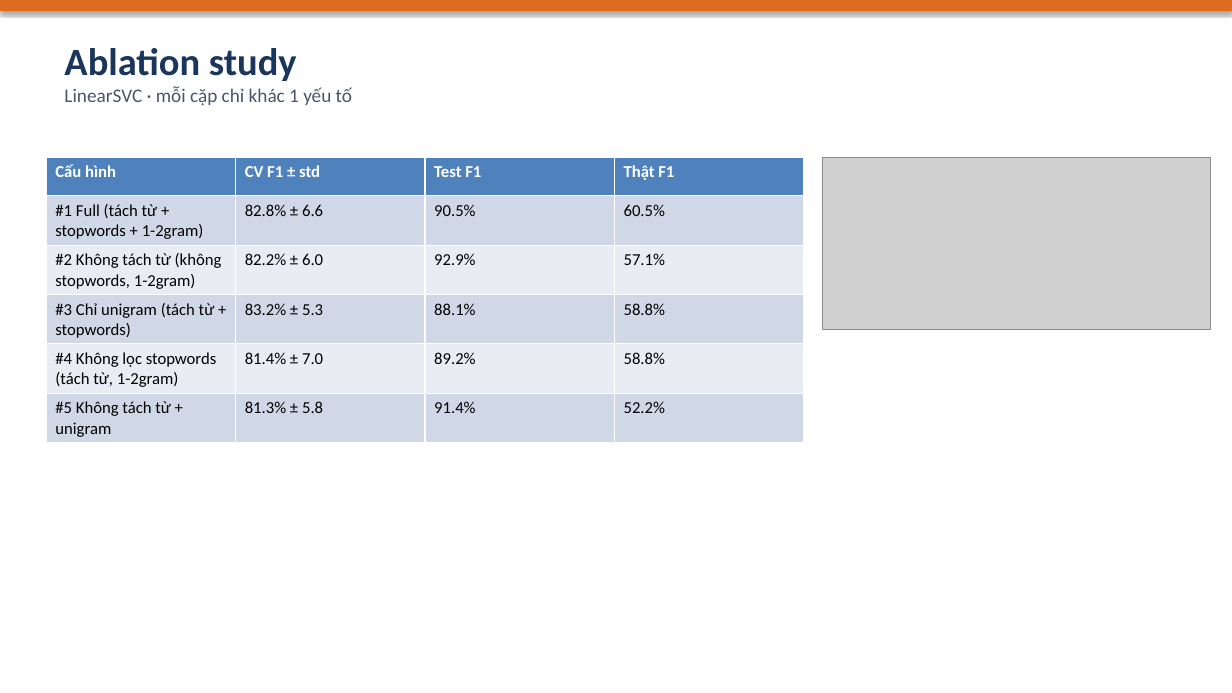
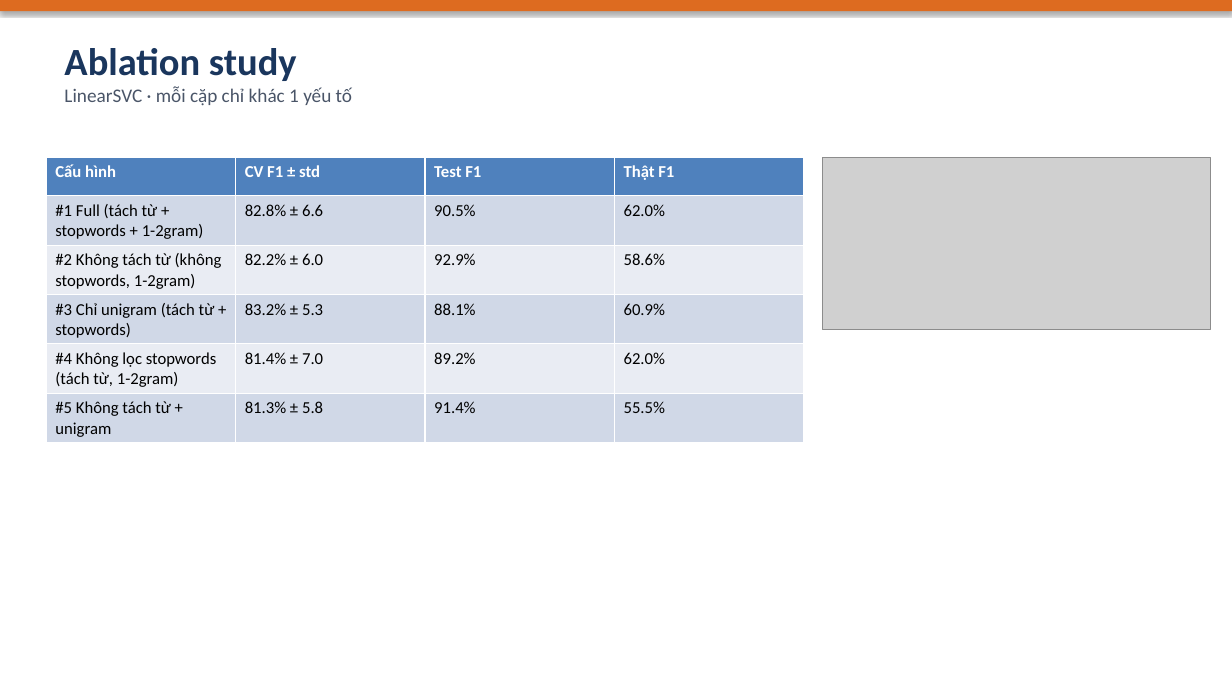
Before and after one commit to hoangdq08/uit-ohs-law-retrieval, a slide deck: slide 8 of reports/Slide_BaoCao_DoAn.pptx. Drawn at 1232x693 pixels with LibreOffice and Linux fonts; fonts in the diff are those of the drawing; grey boxes stand for pictures. Boxes give left, top, right and bottom in pixels: in the first picture for what was removed or moved away, otherwise in the second. Text is boxed around its words. In the diff, an @@ line names an element or a change of style, - is before the commit and + after.

```diff
--- a/reports/Slide_BaoCao_DoAn.pptx
+++ b/reports/Slide_BaoCao_DoAn.pptx
@@ table at (x1=46, y1=157, x2=804, y2=441) @@
-row 2, column 4: 60.5%
+row 2, column 4: 62.0%
-row 3, column 4: 57.1%
+row 3, column 4: 58.6%
-row 4, column 4: 58.8%
+row 4, column 4: 60.9%
-row 5, column 4: 58.8%
+row 5, column 4: 62.0%
-row 6, column 4: 52.2%
+row 6, column 4: 55.5%
```
Also in this commit, not shown: 4 other slides changed, 15 other files.
